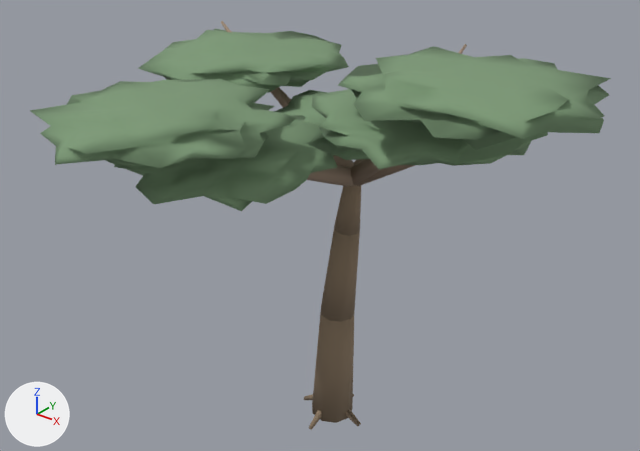
One commit to the glTF model assets/models/tree_pine.glb: the scene before it, then after it.
Both versions are drawn from a 50 mm camera at (6.4, -8.27, 8.02) aimed at (0.35, -0.71, 3.33). The lights are fixed; the arrows at lower left show +X, +Y and +Z. The older version comes first. Vertices at exactly the same position are counted once.

The first picture shows 'geometry_0'.
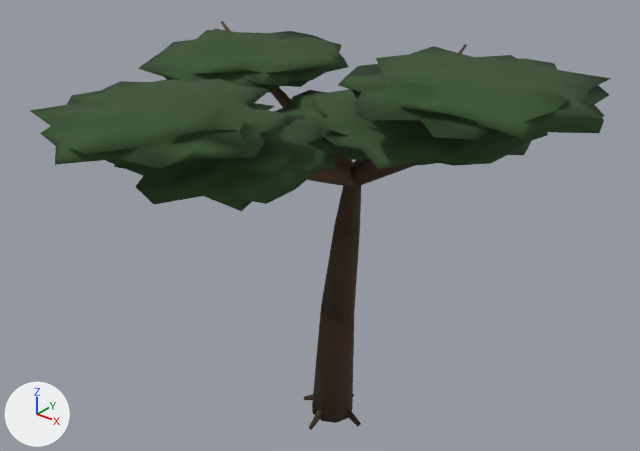
Pixel boxes [x1, y1, x2, y2] of what changed, in the pictures (640 x 451 px):
part 1 of me_geometry_0, recoloured (greyish green to dark green)
    both: [30, 29, 611, 211]
part 2 of me_geometry_0, recoloured
    both: [221, 21, 467, 186]
part 3 of me_geometry_0, recoloured (darker)
    both: [304, 186, 361, 430]

The change in detail:
me_geometry_0 has 1227 vertices, 2402 faces and spans x -2.77..3.79, y -3.91..2.08, z -0.08..5.63.
me_geometry_0 is used by ob_geometry_0; location (0.0, 0.0, 0.0).
me_geometry_0 part 1: 1920 faces centred in x -2.56..3.62, y -3.81..1.33, z 4.27..5.62 are repainted in the vertex colours; the middle colour goes from greyish green #7c9976 to dark green #324f2a.
me_geometry_0 part 2: 260 faces centred in x -2.13..2.85, y -2.55..2.07, z 3.73..5.29 are repainted in the vertex colours; the middle colour goes from beige #a08b78 to brown #5a402e.
me_geometry_0 part 3: 222 faces centred in x -0.51..0.51, y -0.51..0.51, z -0.06..3.81 are repainted in the vertex colours; the middle colour goes from brown #8f7c66 to brown #453222.
